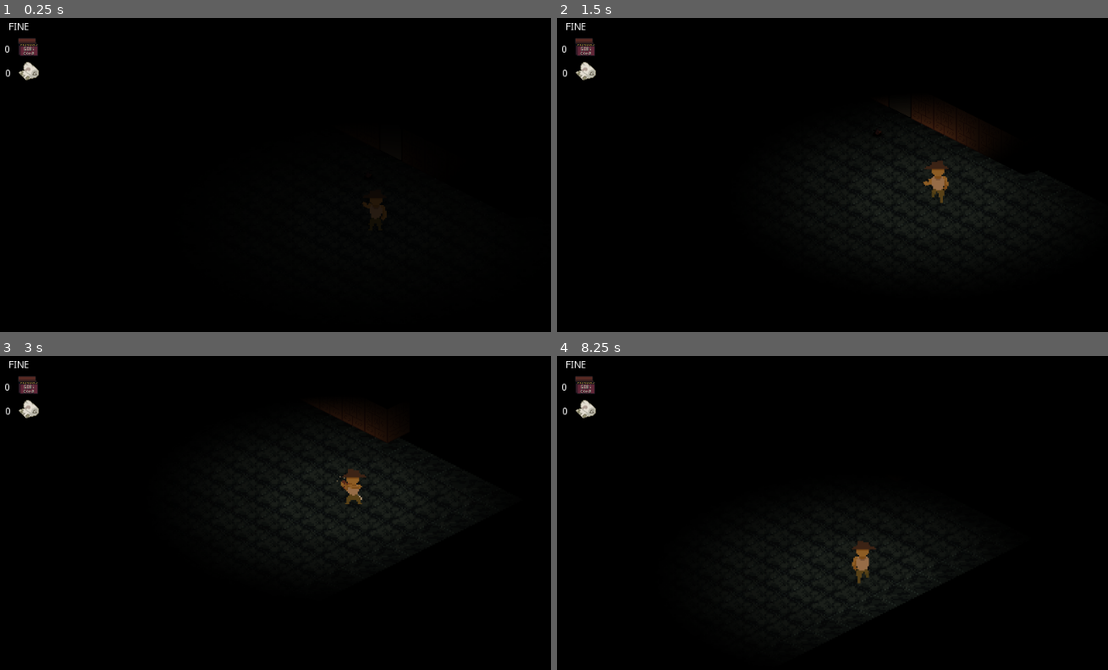
Above: before the commit, frames 1-4 (two rows, left to right).
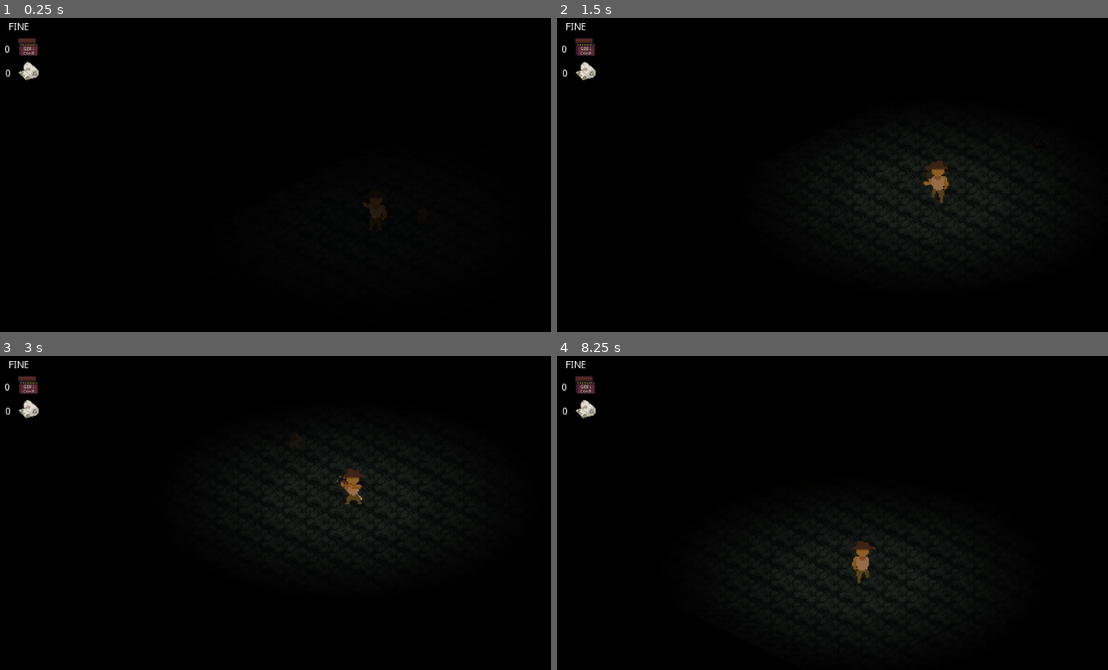
Above: after the commit, the same moments.

Repository: jakmik2/DeathsDomain
Game: Godot game, scene res://scenes/Levels/Sandbox.tscn
The game is run twice, just before and just after one commit, with the same random seed, the same clock (stepped at 60 frames per second) and the same inputs. This scene is started directly instead of the project's main scene. Sound files missing from this copy of the repository are replaced by a short silence.
Inputs (mouse positions are in pixels of both pictures, inside the frame that each line leads up to):
- Up to frame 1 (0.25 s): no input
- Up to frame 2 (1.5 s): move the mouse to (1041, 187) at 0.52 s; hold Right (ui_right) 0.53-1.28 s; hold Space (use) 0.53-1.28 s; move the mouse to (755, 225) at 1.27 s; hold Down (ui_down) from 1.28 s (still down); click (755, 225) at 1.35 s
- Up to frame 3 (3 s): tap Space (use) at 1.55 s; move the mouse to (402, 459) at 2.02 s; release Down (ui_down) at 2.03 s; hold Right (ui_right) 2.03-2.78 s; hold Space (use) 2.03-2.78 s; tap Q (heal) at 2.1 s; move the mouse to (303, 619) at 2.77 s; hold Up (ui_up) from 2.78 s (still down); right-click (303, 619) at 2.85 s
- Up to frame 4 (8.25 s): tap Space (use) at 3.05, 4.35, 5.3, 6.05, 7.35 s; move the mouse to (1096, 600) at 3.52 s; release Up (ui_up) at 3.53 s; hold Space (use) 3.53-4.28 s; hold Left (ui_left) 3.53-5.03 s; move the mouse to (689, 484) at 4.27 s; move the mouse to (926, 544) at 5.02 s; press the mouse at (926, 544) at 5.03 s; hold Down (ui_down) 5.03-5.78 s; move the mouse to (788, 447) at 5.77 s; release the mouse at (788, 447) at 5.78 s; hold Right (ui_right) 5.78-6.53 s; tap Q (heal) at 5.85 s; move the mouse to (1041, 525) at 6.52 s; hold Up (ui_up) 6.53-7.28 s; hold Space (use) 6.53-7.28 s; right-click (1041, 525) at 6.6 s; move the mouse to (755, 563) at 7.27 s; hold Right (ui_right) 7.28-8.03 s; move the mouse to (959, 459) at 8.02 s; hold Down (ui_down) from 8.03 s (still down); hold Space (use) from 8.03 s (still down)

The runs differ from the first frame. In frame 2, 0.4% of the frame differs, in the area x 53-88%, y 29-67%; in frame 3, 0.1%; in frame 4, less than 0.1%.

Commit message:
Fix item spamming bug

Diff:
--- a/scenes/Levels/Sandbox.tscn
+++ b/scenes/Levels/Sandbox.tscn
@@ -1,6 +1,7 @@
-[gd_scene load_steps=2 format=2]
+[gd_scene load_steps=3 format=2]
 
 [ext_resource path="res://scenes/Levels/BaseLevel.tscn" type="PackedScene" id=1]
+[ext_resource path="res://scenes/items/Bandage.tscn" type="PackedScene" id=2]
 
 [node name="Labyrinth" instance=ExtResource( 1 )]
 
@@ -8,7 +9,7 @@
 tile_data = PoolIntArray( -262138, 0, 0, -262137, 0, 0, -262136, 0, 0, -262135, 0, 0, -196602, 0, 0, -196601, 0, 0, -19 …(3205 unchanged characters)…
 
 [node name="Player" parent="YSort" index="0"]
-position = Vector2( 186, 222 )
+position = Vector2( -45, 206 )
 
 [node name="TM-Walls" parent="YSort" index="1"]
 tile_data = PoolIntArray( 2, 1, 0, 3, 1, 0, 4, 1, 0, 5, 1, 0, 7, 1, 0, 8, 1, 0, 9, 1, 0, 10, 1, 0, 11, 1, 0 )
@@ -18,3 +19,6 @@
 
 [node name="ExitDoor" parent="YSort" index="3"]
 position = Vector2( 224, 128 )
+
+[node name="Bandage" parent="YSort/Items" index="0" instance=ExtResource( 2 )]
+position = Vector2( 23, 200 )
--- a/scenes/player/PlayerCam.tscn
+++ b/scenes/player/PlayerCam.tscn
@@ -241,6 +241,7 @@
 anims/recoil = SubResource( 8 )
 
 [node name="ColorRect" type="ColorRect" parent="."]
+visible = false
 margin_left = -490.0
 margin_top = -279.0
 margin_right = 537.0
--- a/scripts/Item.gd
+++ b/scripts/Item.gd
@@ -5,8 +5,11 @@
 
 var player = false
 
+var activated = false
+
 func _process(delta):
-	if player and Input.is_action_just_pressed("use"):
+	if player and Input.is_action_just_pressed("use") and !activated:
+		activated = true
 		$"PickUpSound".play()
 		Global.pick_up({item_name : self.count})
 		yield ($"PickUpSound", "finished")
